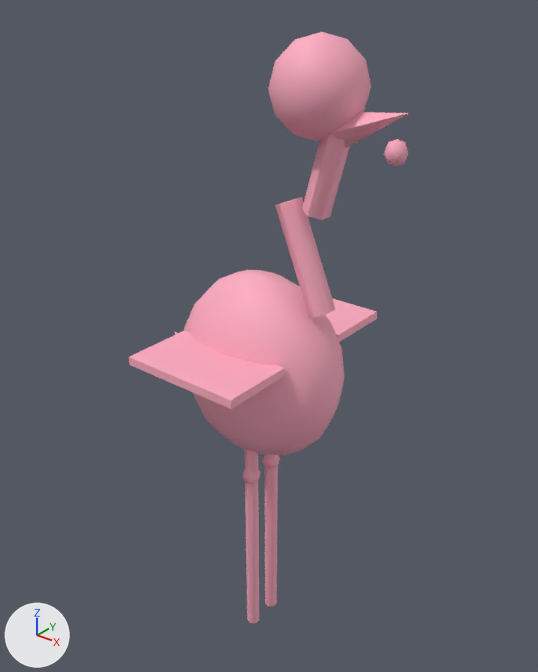
The glTF model public/models/birds/flamingo.glb: old version first, new version second.
Both versions are drawn from a 50 mm lens placed at (0.632, -0.793, 0.562), pointed at (-0.019, 0.021, 0.058). The lights are fixed; the arrows at lower left show +X, +Y and +Z. The picture after the commit comes second. Vertices at exactly the same position are counted once.

In view in the first picture: 'Bird'.
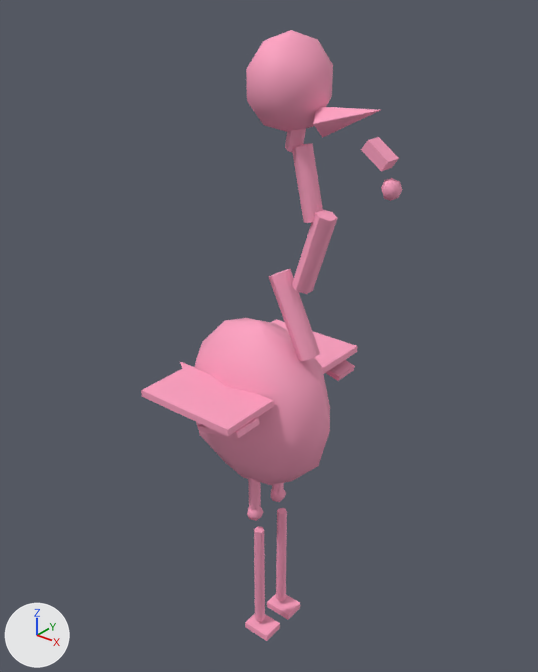
Location of each change, (x1, y1, x2, y2) in pixels of the pictures (538 x 672 px; the box of a moved part takes in the faces that stretch with it):
'Bird', reshaped (6% narrower)
    before: (129, 32, 409, 624)
    after: (141, 30, 403, 641)
part 1 of me_mesh_0, moved or reshaped
    before: (268, 32, 371, 141)
    after: (195, 318, 330, 485)
part 2 of me_mesh_0, moved or reshaped
    before: (302, 134, 350, 220)
    after: (292, 143, 323, 223)
part 3 of me_mesh_0, added
    after: (141, 365, 274, 436)
part 4 of me_mesh_0, added
    after: (271, 319, 357, 374)
part 5 of me_mesh_0, added
    after: (248, 478, 261, 511)
part 6 of me_mesh_0, added (mostly hidden)
    after: (272, 483, 284, 493)
part 7 of me_mesh_0, added
    after: (247, 507, 264, 521)
part 8 of me_mesh_0, added
    after: (271, 489, 286, 502)
part 9 of me_mesh_0, added
    after: (254, 526, 265, 622)
part 10 of me_mesh_0, added
    after: (276, 508, 287, 601)
part 11 of me_mesh_0, added
    after: (245, 614, 280, 641)
part 12 of me_mesh_0, added
    after: (267, 594, 300, 620)
part 13 of me_mesh_0, rebuilt (23% narrower, 29% shorter)
    before: (275, 197, 335, 317)
    after: (292, 209, 338, 294)
part 14 of me_mesh_0, rebuilt (13% narrower, 14% shorter)
    before: (332, 112, 409, 148)
    after: (313, 107, 380, 138)
part 15 of me_mesh_0, added
    after: (246, 30, 333, 132)
part 16 of me_mesh_0, added
    after: (381, 178, 403, 201)
part 17 of me_mesh_0, added
    after: (269, 269, 320, 361)
part 18 of me_mesh_0, deleted (pink)
    before: (129, 139, 408, 624)
part 19 of me_mesh_0, added
    after: (180, 360, 355, 438)
part 20 of me_mesh_0, added
    after: (285, 129, 399, 171)

Patch to the scene script:
```diff
--- a/public/models/birds/flamingo.glb.py
+++ b/public/models/birds/flamingo.glb.py
@@ me_mesh_0 @@
 # used by ob_bird; location = (0.0, 0.0, 0.0)
-me_mesh_0.from_pydata(...)  # 328 vertices, 540 faces; spans x -0.208..0.208, y -0.179..0.179, z -0.5..0.5
+me_mesh_0.from_pydata(...)  # 323 vertices, 510 faces; spans x -0.199..0.199, y -0.161..0.161, z -0.5..0.5
+# me_mesh_0 part 1: the loose piece of 52 vertices spanning x 0.014..0.143, y -0.065..0.065, z 0.371..0.5 is scaled about its middle by (2.13, 1.3, 2.2), then moved by (-0.102, 0.0, -0.488)
+# me_mesh_0 part 2: the loose piece of 14 vertices spanning x 0.062..0.128, y -0.019..0.019, z 0.272..0.405 is turned -27.9 degrees about the y axis through its middle and scaled by 0.767, then moved by (-0.031, 0.0, -0.025)
+# me_mesh_0 part 3: a new loose piece, a box spanning x -0.115..0.056, y -0.161..-0.062, z -0.002..0.009, in mat_birdmaterial (pink #ffa2c2)
+# me_mesh_0 part 4: a new loose piece, a box spanning x -0.115..0.056, y 0.062..0.161, z -0.002..0.009, in mat_birdmaterial (pink #ffa2c2)
+# me_mesh_0 part 5: a new loose piece, a 6-sided cylinder along z spanning x -0.016..0.001, y -0.041..-0.021, z -0.247..-0.076, in mat_birdmaterial (pink #ffa2c2)
+# me_mesh_0 part 6: a new loose piece, a 6-sided cylinder along z spanning x -0.016..0.001, y 0.021..0.041, z -0.247..-0.076, in mat_birdmaterial (pink #ffa2c2)
+# me_mesh_0 part 7: a new loose piece, a UV sphere (5 segments, 4 rings, poles along z) spanning x -0.023..0.004, y -0.045..-0.017, z -0.26..-0.23, in mat_birdmaterial (pink #ffa2c2)
+# me_mesh_0 part 8: a new loose piece, a UV sphere (5 segments, 4 rings, poles along z) spanning x -0.023..0.004, y 0.017..0.045, z -0.26..-0.23, in mat_birdmaterial (pink #ffa2c2)
+# me_mesh_0 part 9: a new loose piece, a 6-sided cylinder along z spanning x -0.006..0.01, y -0.04..-0.022, z -0.48..-0.278, in mat_birdmaterial (pink #ffa2c2)
+# me_mesh_0 part 10: a new loose piece, a 6-sided cylinder along z spanning x -0.006..0.01, y 0.022..0.04, z -0.48..-0.278, in mat_birdmaterial (pink #ffa2c2)
+# me_mesh_0 part 11: a new loose piece, a box spanning x -0.017..0.033, y -0.05..-0.012, z -0.5..-0.488, in mat_birdmaterial (pink #ffa2c2)
+# me_mesh_0 part 12: a new loose piece, a box spanning x -0.017..0.033, y 0.012..0.05, z -0.5..-0.488, in mat_birdmaterial (pink #ffa2c2)
+# me_mesh_0 part 13: the loose piece of 14 vertices spanning x 0.016..0.109, y -0.019..0.019, z 0.129..0.291 is rebuilt with 14 vertices and now spans x 0.045..0.107, y -0.016..0.016, z 0.16..0.281
+# me_mesh_0 part 14: the loose piece of 6 vertices spanning x 0.106..0.205, y -0.023..0.023, z 0.367..0.418 is rebuilt with 7 vertices and now spans x 0.079..0.168, y -0.02..0.016, z 0.377..0.418
+# me_mesh_0 part 15: a new loose piece of 33 vertices spanning x -0.026..0.092, y -0.051..0.051, z 0.376..0.5, in mat_birdmaterial (pink #ffa2c2)
+# me_mesh_0 part 16: a new loose piece of 24 vertices spanning x 0.174..0.199, y -0.013..0.013, z 0.312..0.34, in mat_birdmaterial (pink #ffa2c2)
+# me_mesh_0 part 17: a new loose piece of 14 vertices spanning x 0.003..0.087, y -0.017..0.017, z 0.053..0.183, in mat_birdmaterial (pink #ffa2c2)
+# me_mesh_0 part 18: 9 loose pieces with 242 vertices, spanning x -0.208..0.208, y -0.179..0.179, z -0.5..0.387, are deleted
+# me_mesh_0 part 19: 23 vertices added at x -0.199..0.062, y -0.148..0.148, z -0.091..-0.001
+# me_mesh_0 part 20: 20 vertices added at x 0.027..0.189, y -0.012..0.012, z 0.349..0.424
 me_mesh_0.materials.append(mat_birdmaterial)
```
